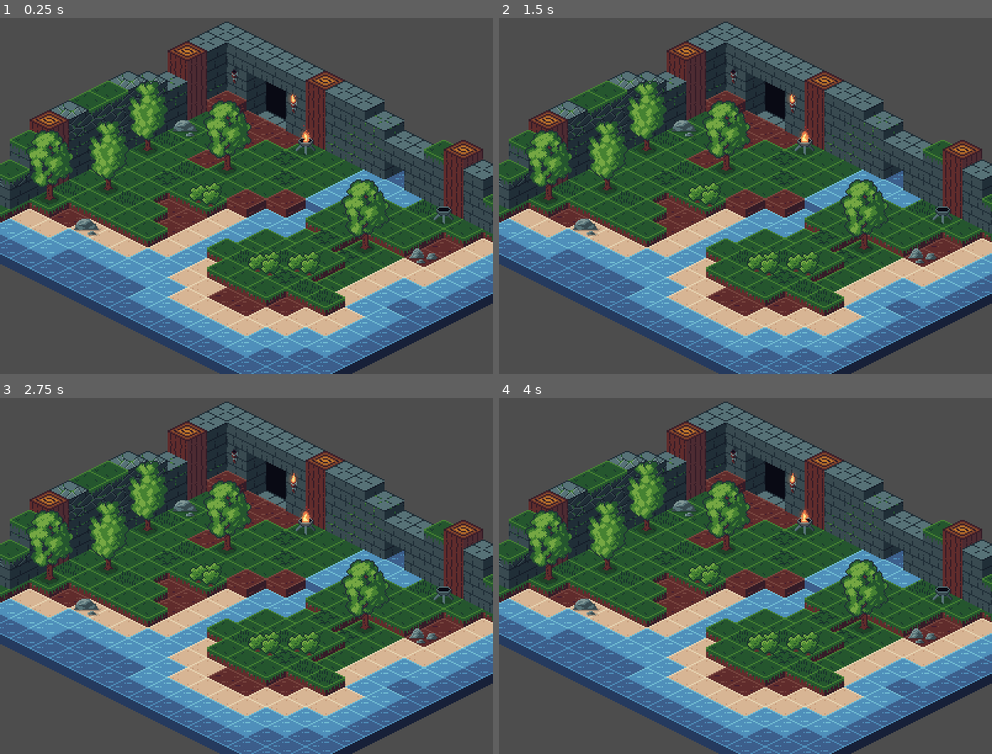
Above: before the commit, frames 1-4 (two rows, left to right).
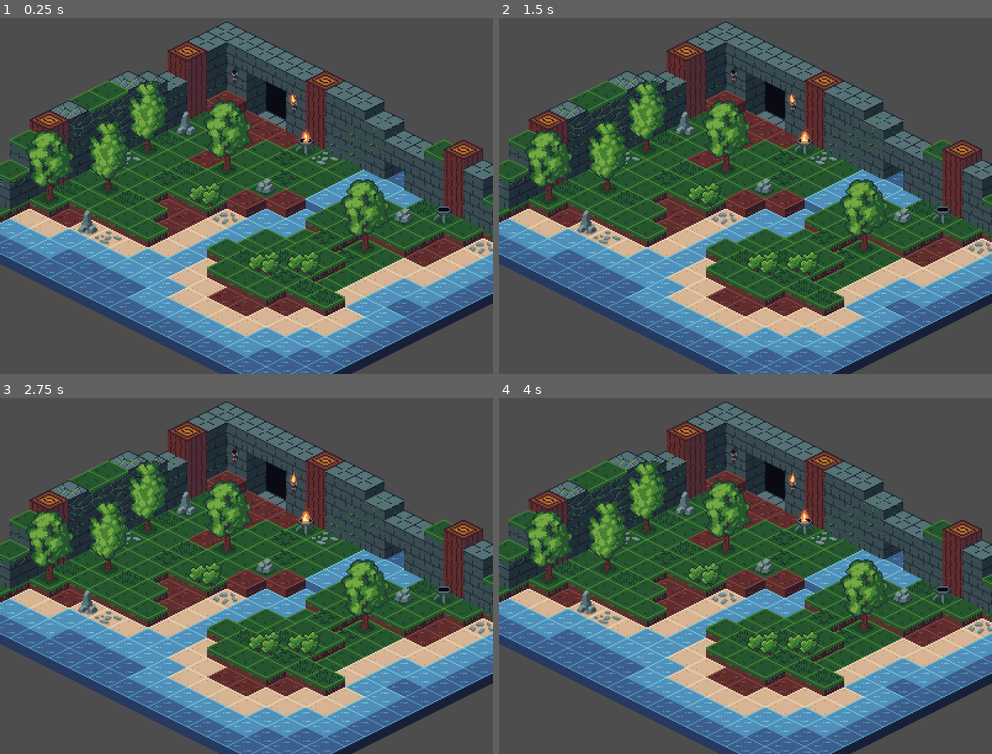
Above: after the commit, the same moments.

Repository: Paraldos/isometric
Game: Godot game, scene res://level.tscn
The game is run twice, just before and just after one commit, with the same random seed, the same clock (stepped at 60 frames per second) and the same inputs.
Inputs:
- Up to frame 1 (0.25 s): no input
- Up to frame 2 (1.5 s): no input
- Up to frame 3 (2.75 s): no input
- Up to frame 4 (4 s): no input

The runs differ from the first frame. In frame 1, 1.0% of the frame differs, in the area x 8-100%, y 18-73%; in frame 2, 1.0%; in frame 3, 1.0%; in frame 4, 1.0%.

Commit message:
refactored stones and rocks

Diff:
--- /dev/null
+++ b/deco/stones.tscn
@@ -0,0 +1,16 @@
+[gd_scene format=3 uid="uid://dqtw7ywvnkfi2"]
+
+[ext_resource type="PackedScene" uid="uid://bisl3ua8h2vk7" path="res://deco/deco_template.tscn" id="1_5t2e0"]
+[ext_resource type="Texture2D" uid="uid://b5kbp06klgrtk" path="res://assets/img/stones-Sheet.png" id="2_2qhfb"]
+
+[node name="DecoTemplate" unique_id=723009896 instance=ExtResource("1_5t2e0")]
+randomize_sprite = true
+
+[node name="GuidingBlock" parent="." index="0" unique_id=1429915701]
+position = Vector2(0, 8)
+frame = 2
+
+[node name="MainSprite" parent="." index="1" unique_id=462025457]
+position = Vector2(0, -8)
+texture = ExtResource("2_2qhfb")
+hframes = 2
--- a/level.tscn
+++ b/level.tscn
@@ -6,6 +6,7 @@
 [ext_resource type="PackedScene" uid="uid://c3k68d6hkpjmx" path="res://deco/tree.tscn" id="4_0b4ue"]
 [ext_resource type="PackedScene" uid="uid://cwcv1y8ubrnq0" path="res://deco/bush.tscn" id="5_f2txt"]
 [ext_resource type="PackedScene" uid="uid://ciknnggqu0rad" path="res://deco/rocks.tscn" id="6_1ainy"]
+[ext_resource type="PackedScene" uid="uid://dqtw7ywvnkfi2" path="res://deco/stones.tscn" id="7_n6hdu"]
 
 [node name="Level" type="Node2D" unique_id=1252869144]
 metadata/_edit_lock_ = true
@@ -81,10 +82,28 @@
 position = Vector2(208, 152)
 
 [node name="Rocks" parent="Node2D" unique_id=53607254 instance=ExtResource("6_1ainy")]
-position = Vector2(336, 144)
+position = Vector2(320, 112)
 
 [node name="Rocks2" parent="Node2D" unique_id=1028444212 instance=ExtResource("6_1ainy")]
 position = Vector2(64, 120)
 
+[node name="Rocks4" parent="Node2D" unique_id=1882144420 instance=ExtResource("6_1ainy")]
+position = Vector2(208, 88)
+
 [node name="Rocks3" parent="Node2D" unique_id=1775727895 instance=ExtResource("6_1ainy")]
 position = Vector2(144, 40)
+
+[node name="DecoTemplate" parent="Node2D" unique_id=919098407 instance=ExtResource("7_n6hdu")]
+position = Vector2(96, 64)
+
+[node name="DecoTemplate2" parent="Node2D" unique_id=1678050453 instance=ExtResource("7_n6hdu")]
+position = Vector2(176, 112)
+
+[node name="DecoTemplate3" parent="Node2D" unique_id=579870369 instance=ExtResource("7_n6hdu")]
+position = Vector2(80, 128)
+
+[node name="DecoTemplate5" parent="Node2D" unique_id=327704985 instance=ExtResource("7_n6hdu")]
+position = Vector2(256, 64)
+
+[node name="DecoTemplate4" parent="Node2D" unique_id=1324878241 instance=ExtResource("7_n6hdu")]
+position = Vector2(384, 136)
Binary file changed: assets/img/Bushes-Sheet.png
Binary file changed: assets/img/Bushes.aseprite
Binary file changed: assets/img/Rock-Sheet.png
Binary file changed: assets/img/Rock.aseprite
Binary file removed: assets/img/guide_block.png
Not shown, removed: assets/img/guide_block.png.import
Binary file added: assets/img/stones-Sheet.png
Not shown, changed: assets/img/stones-Sheet.png.import
Binary file added: assets/img/stones.aseprite
Binary file changed: assets/img/trees-Sheet.png
Binary file changed: assets/img/trees.aseprite
Binary file removed: assets/img/water_blocks.png
